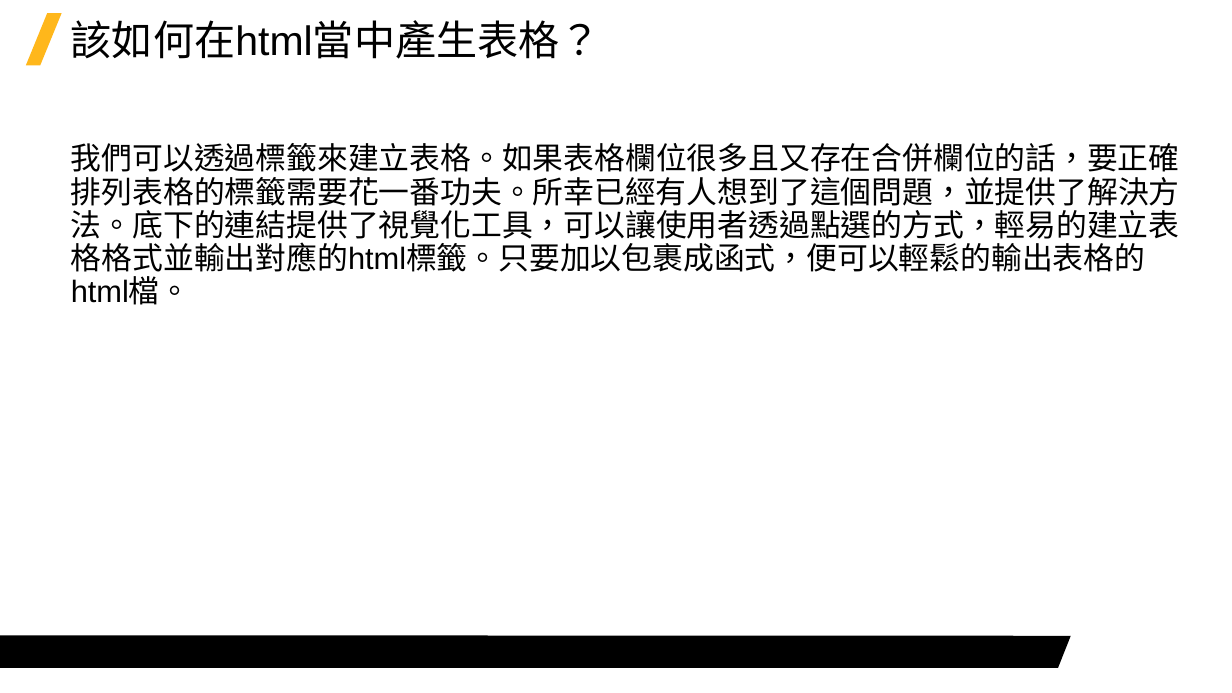
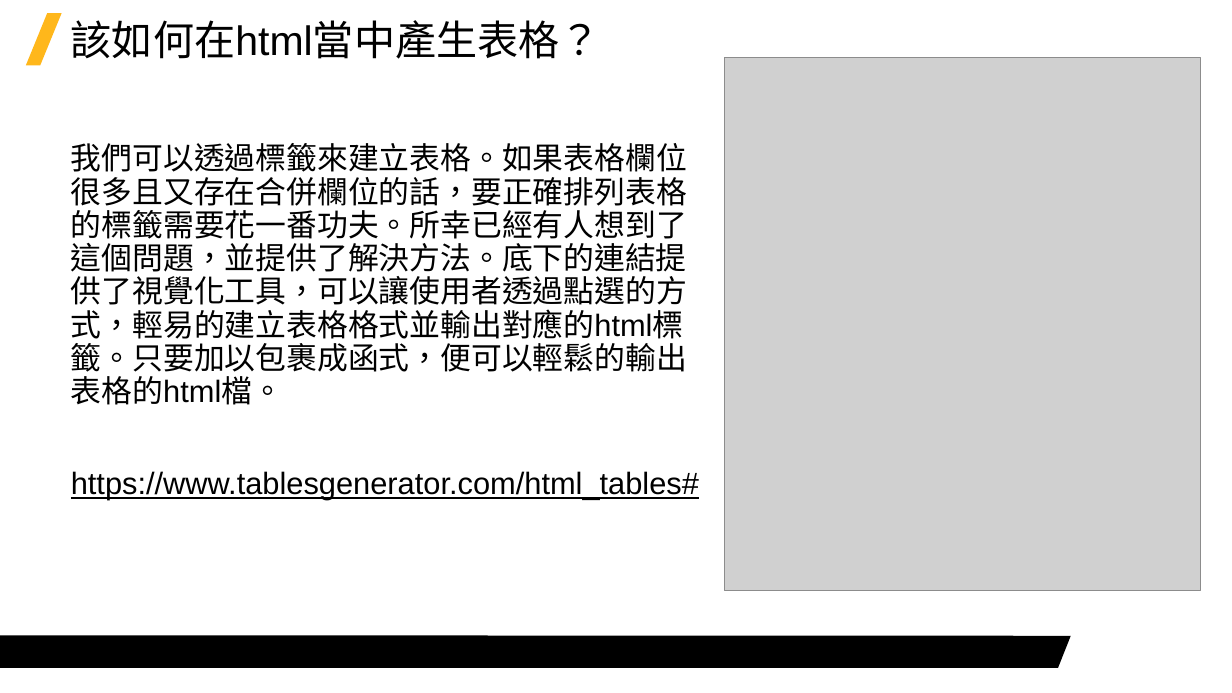
Before and after one commit to Jerrick-cheng/AEDT-Automation-Camp, a slide deck: slide 8 of 上課教材/Week7.pptx (slide 9 before the commit). Drawn at 1232x693 pixels with LibreOffice and Linux fonts; fonts in the diff are those of the drawing; grey boxes stand for pictures; background and template pictures are left out. Boxes give left, top, right and bottom in pixels: in the first picture for what was removed or moved away, otherwise in the second. Text is boxed around its words. In the diff, an @@ line names an element or a change of style, - is before the commit and + after.

```diff
--- a/上課教材/Week7.pptx
+++ b/上課教材/Week7.pptx
@@ picture added at (x1=725, y1=57, x2=1201, y2=591) @@
@@ text at (x1=71, y1=471, x2=699, y2=500): paragraph added @@
+https://www.tablesgenerator.com/html_tables#
```
Also in this commit, not shown: 4 other slides changed, 1 slide removed.
